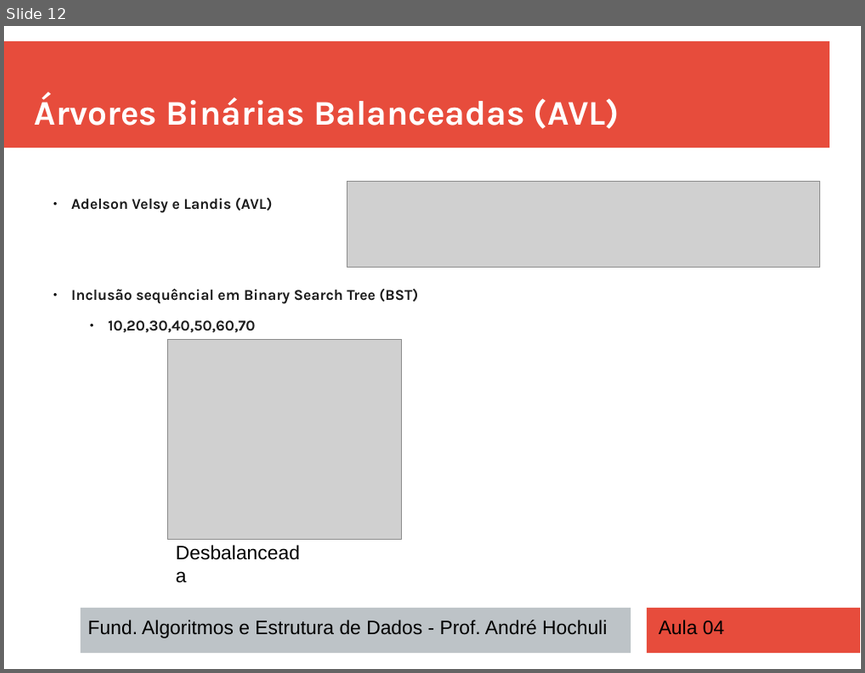
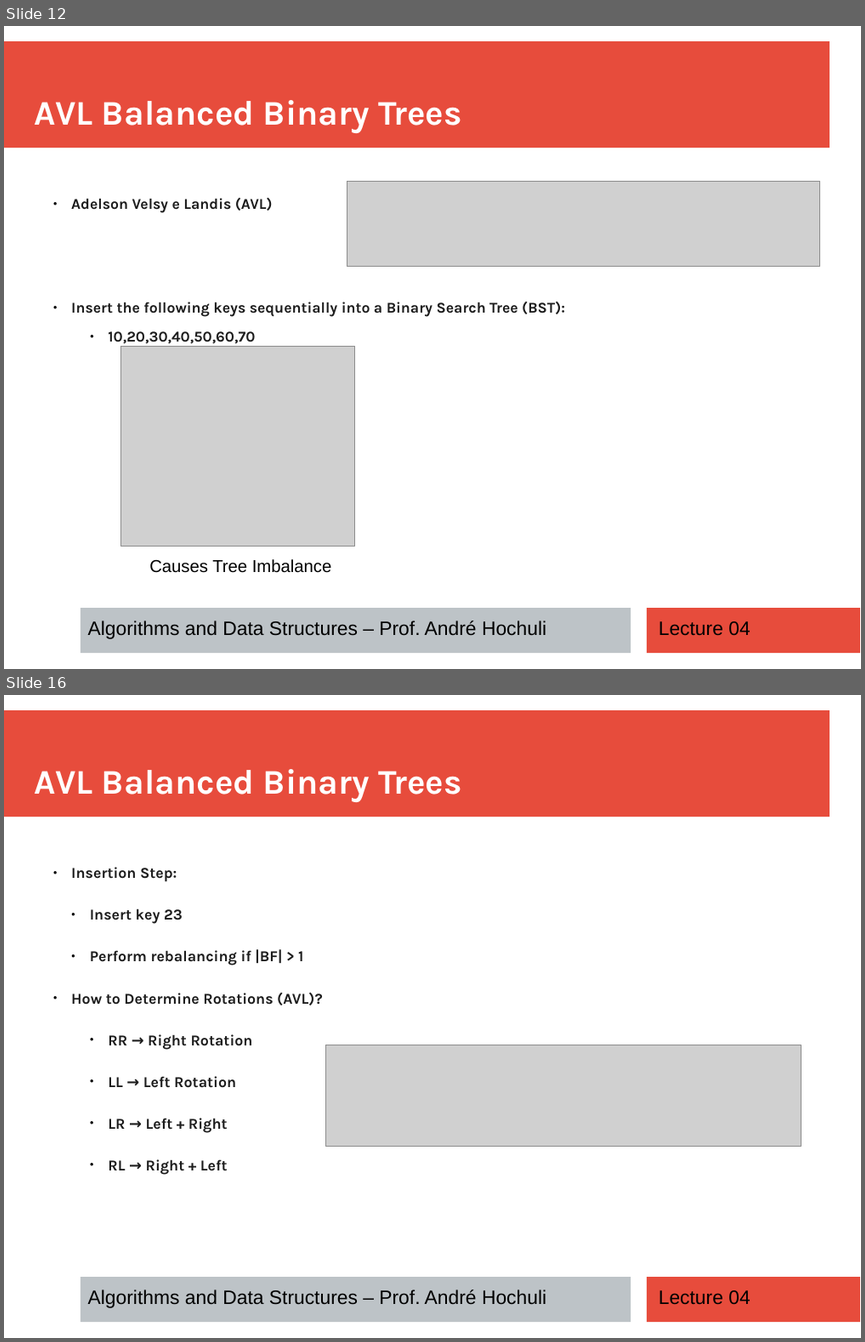
Before and after one commit to andrehochuli/teaching, a slide deck: DataStructuresAndAlgorithms/Lecture 04 - Trees/Aula 04 - Trees.pptx. Shown one above the other, each under a label of ours: slide 12 before the commit, slides 12 and 16 after it; the slides between them are not shown. The pictures are 865x673 and 865x1342 pixels, drawn with LibreOffice and Linux fonts; fonts in the diff are those of the drawing; grey boxes stand for pictures. Boxes give left, top, right and bottom in pixels: in the first picture for what was removed or moved away, otherwise in the second. Text is boxed around its words. In the diff, an @@ line names an element or a change of style, - is before the commit and + after.

```diff
--- a/DataStructuresAndAlgorithms/Lecture 04 - Trees/Aula 04 - Trees.pptx
+++ b/DataStructuresAndAlgorithms/Lecture 04 - Trees/Aula 04 - Trees.pptx
@@ slide 16 added at (4,695,861,1338), background #FFFFFF; not listed: 3 template elements that a slide beside it also shows @@
@@ text added at (35,769,462,802), 32 pt, text #FFFFFF, bold @@
+AVL Balanced Binary Trees
@@ text added at (71,867,323,1174), 14 pt, text #1C1C1C, bold @@
+  ● Insertion Step:
+    ● Insert key 23
+    ● Perform rebalancing if |BF| > 1
+  ● How to Determine Rotations (AVL)?
+      ● RR → Right Rotation
+      ● LL → Left Rotation
+      ● LR → Left + Right
+      ● RL → Right + Left
@@ picture added at (326,1045,801,1146) @@
@@ text added at (88,1289,546,1308), 18 pt, text #000000 @@
+Algorithms and Data Structures – Prof. André Hochuli
@@ text added at (658,1290,749,1304), 18 pt, text #000000 @@
+Lecture 04
@@ slide 12 changed as well @@
@@ text at (35,100,462,133): text changed @@
-Árvores Binárias Balanceadas (AVL)
+AVL Balanced Binary Trees
@@ text at (71,301,565,317): text changed @@
-  ● Inclusão sequêncial em Binary Search Tree (BST)
+  ● Insert the following keys sequentially into a Binary Search Tree (BST):
@@ picture: place and size @@
-picture at (167,340,401,539)
+picture at (120,346,355,546)
@@ text at (149,559,331,573): text changed; size 18 to 16 pt @@
-Desbalanceada
+Causes Tree Imbalance
@@ text at (88,620,546,639): text changed @@
-Fund. Algoritmos e Estrutura de Dados - Prof. André Hochuli
+Algorithms and Data Structures – Prof. André Hochuli
@@ text at (658,621,749,635): text changed @@
-Aula 04
+Lecture 04
```
Also in this commit, not shown: 5 other slides changed, 17 other slides added, 19 slides removed, 2 other files.
